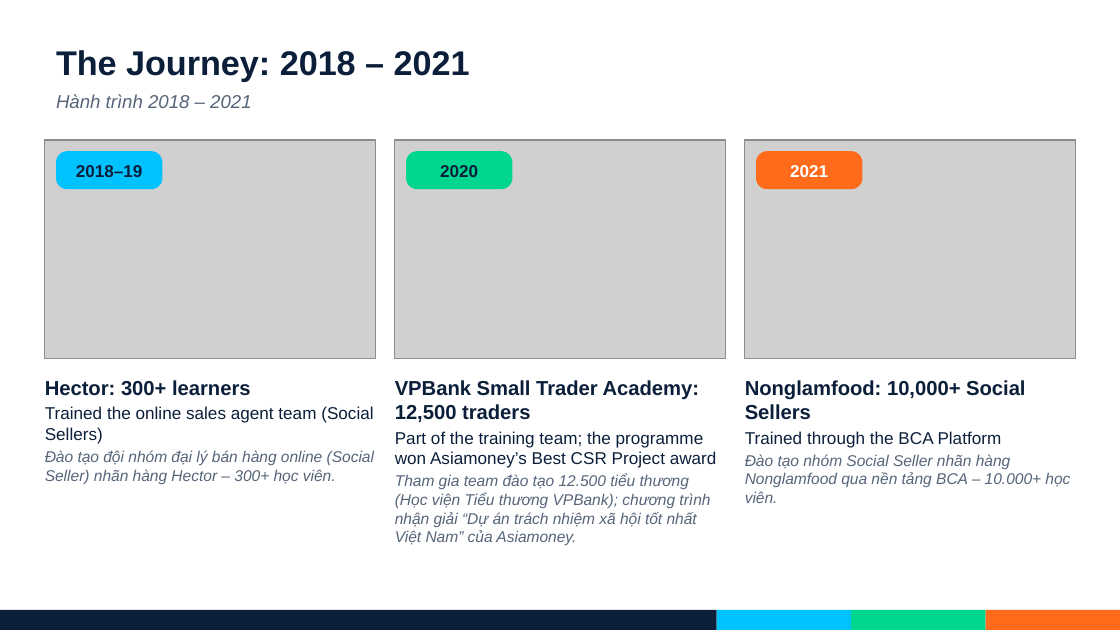
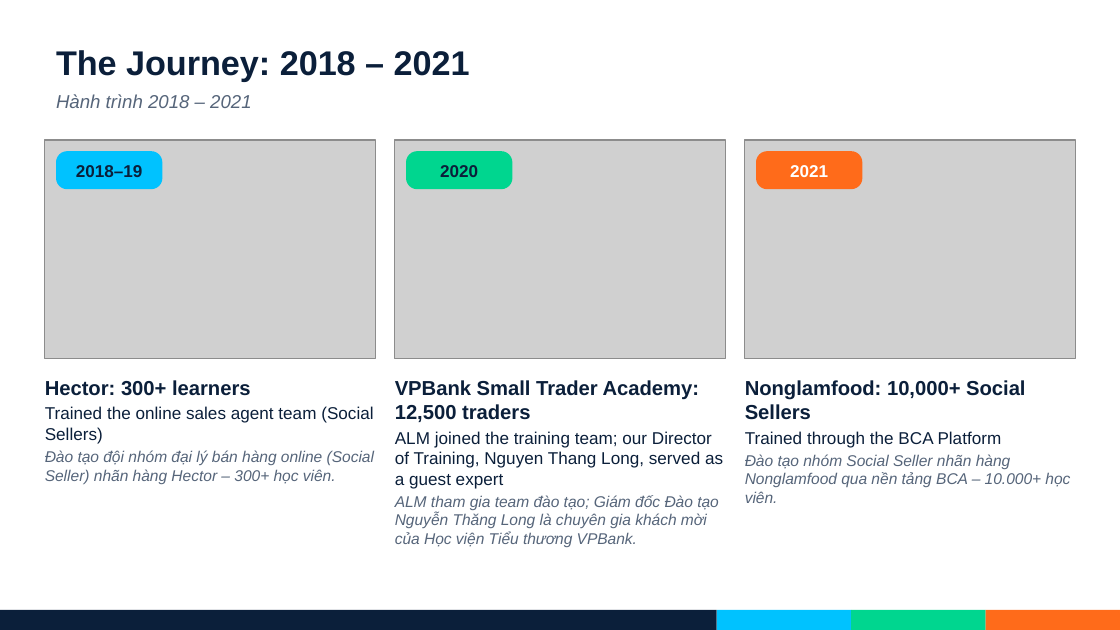
Before and after one commit to iatchcmvn/alm-social-seller-journey, a slide deck: slide 3 of ALM_Social_Seller_Journey.pptx. Drawn at 1120x630 pixels with LibreOffice and Linux fonts; fonts in the diff are those of the drawing; grey boxes stand for pictures; background and template pictures are left out. Boxes give left, top, right and bottom in pixels: in the first picture for what was removed or moved away, otherwise in the second. Text is boxed around its words. In the diff, an @@ line names an element or a change of style, - is before the commit and + after.

```diff
--- a/ALM_Social_Seller_Journey.pptx
+++ b/ALM_Social_Seller_Journey.pptx
@@ text at (395, 431, 723, 547): text changed @@
-Part of the training team; the programme won Asiamoney’s Best CSR Project award
-Tham gia team đào tạo 12.500 tiểu thương (Học viện Tiểu thương VPBank); chương trình nhận giải “Dự án trách nhiệm xã hội tốt nhất Việt Nam” của Asiamoney.
+ALM joined the training team; our Director of Training, Nguyen Thang Long, served as a guest expert
+ALM tham gia team đào tạo; Giám đốc Đào tạo Nguyễn Thăng Long là chuyên gia khách mời của Học viện Tiểu thương VPBank.
```
Also in this commit, not shown: 1 other slide changed, 1 other file.
